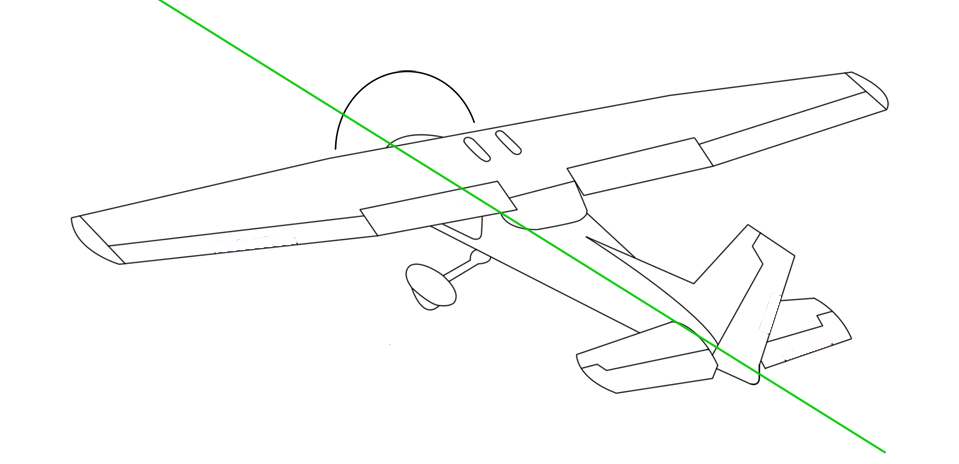
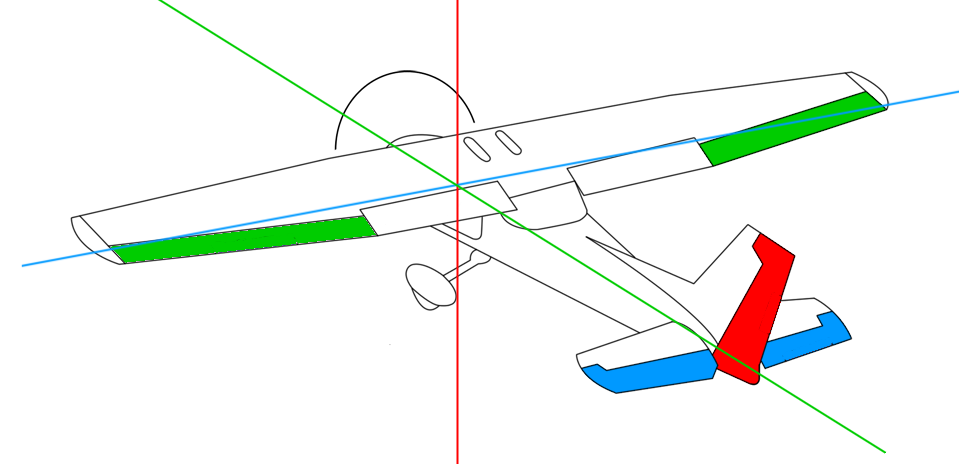
Two versions of the same layered image (959 × 464). Layer-by-layer changes:
showed "Lateral axis" over [21, 89, 959, 268]
showed "Normal axis" over [456, 0, 459, 464]
showed "Elevator", moved it above "Rudder" over [582, 311, 851, 393]
showed "Rudder" over [713, 234, 795, 384]
showed "Ailerons" over [111, 92, 885, 263]